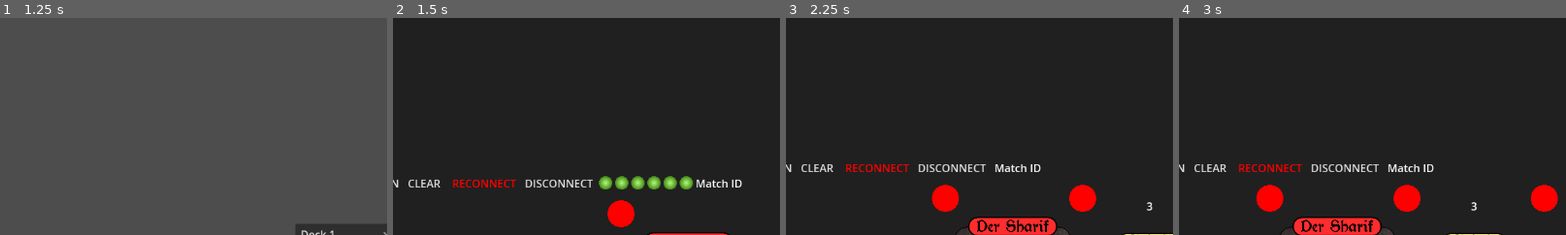
Above: before the commit, frames 1-4 (left to right).
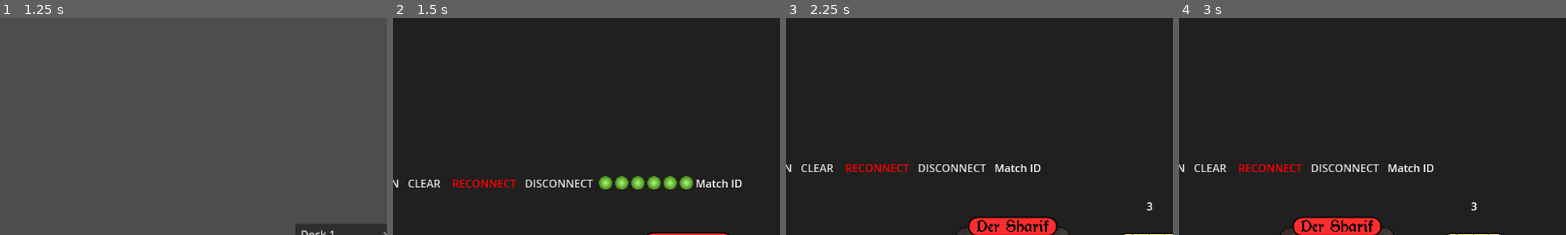
Above: after the commit, the same moments.

Repository: SpaceWAGdev/card-multiplayer
Game: Godot game, scene res://menu.tscn
The game is run twice, just before and just after one commit, with the same random seed, the same clock (stepped at 60 frames per second) and the same inputs.
Inputs:
- Up to frame 1 (1.25 s): click "CREATE CUSTOM GAME" at 0.5 s
- Up to frame 2 (1.5 s): click "START GAME" at 1.25 s
- Up to frame 3 (2.25 s): click "BEGIN" at 2 s
- Up to frame 4 (3 s): click "BEGIN" at 2.75 s
The pictures show only the part of the screen within x 12-62%, y 3-53%; the shares and areas given below are measured in that part.

Frame 1 is identical in both runs. In frame 2, 0.7% of the frame differs, in the area x 55-63%, y 83-97%; in frame 3, 1.4%; in frame 4, 2.1%, in the area x 20-98%, y 76-90%.

Commit message:
Remove debug draw

Diff:
--- a/card_base.gd
+++ b/card_base.gd
@@ -22,9 +22,6 @@
 	# image gets centered over the original card
 	image.position = Vector2(original_image.position.x + width * image.scale.x / 4 , original_image.position.y + delta_y_position)
 	find_child("Hover_img").show()
-
-func _draw() -> void:
-	draw_circle(Vector2(0,0), 20, Color.RED)
 
 func _hover_exit() -> void:
 	find_child("Hover_img").hide()
